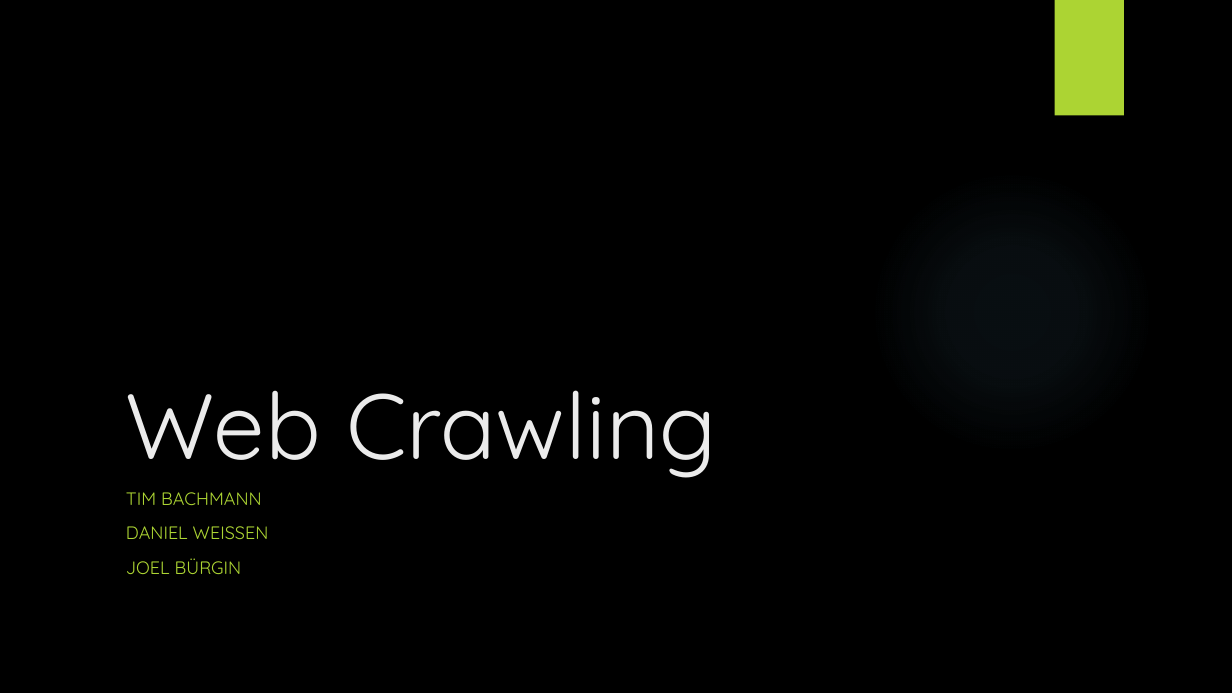
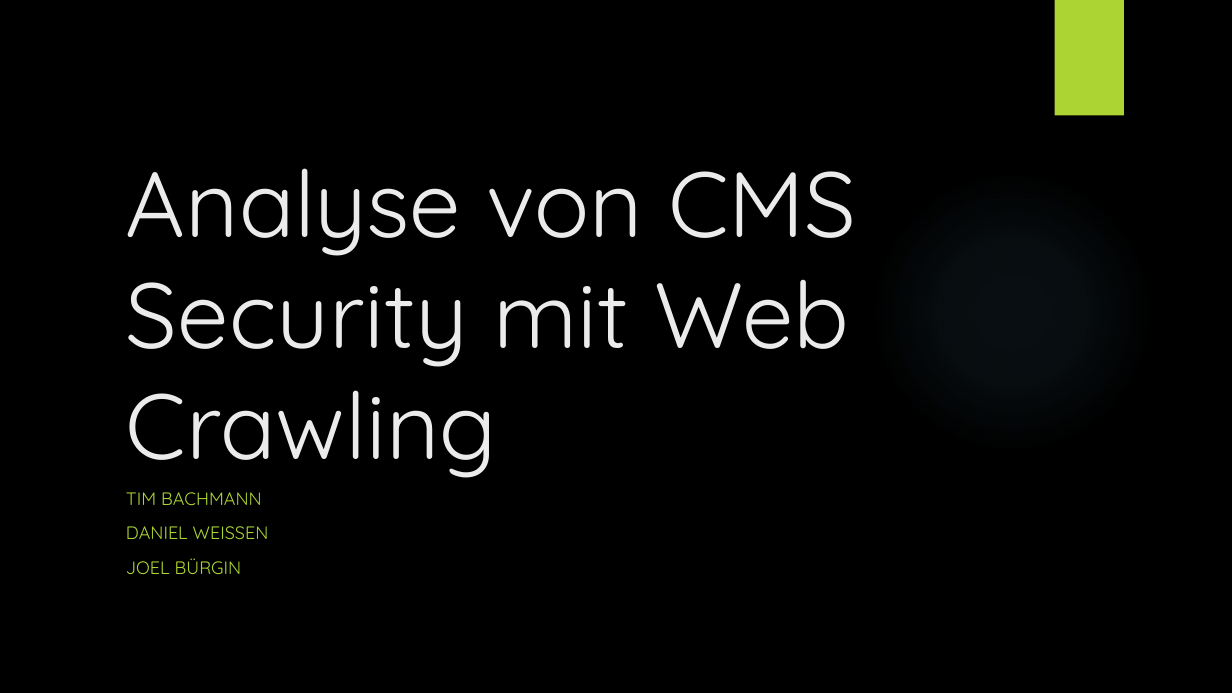
Before and after one commit to Tiim/Unibas-HS19-Internet-and-Secutity-project-webcrawler, a slide deck: slide 1 of Präsentation/Web Crawling.pptx. Drawn at 1232x693 pixels with LibreOffice and Linux fonts; fonts in the diff are those of the drawing; background and template pictures are left out. Boxes give left, top, right and bottom in pixels: in the first picture for what was removed or moved away, otherwise in the second. Text is boxed around its words. In the diff, an @@ line names an element or a change of style, - is before the commit and + after.

```diff
--- a/Präsentation/Web Crawling.pptx
+++ b/Präsentation/Web Crawling.pptx
@@ title at (x1=126, y1=168, x2=857, y2=478): text changed @@
-Web Crawling
+Analyse von CMS Security mit Web Crawling
```
Also in this commit, not shown: 4 other slides changed, 7 slides added, 6 slides removed, 3 other files.
